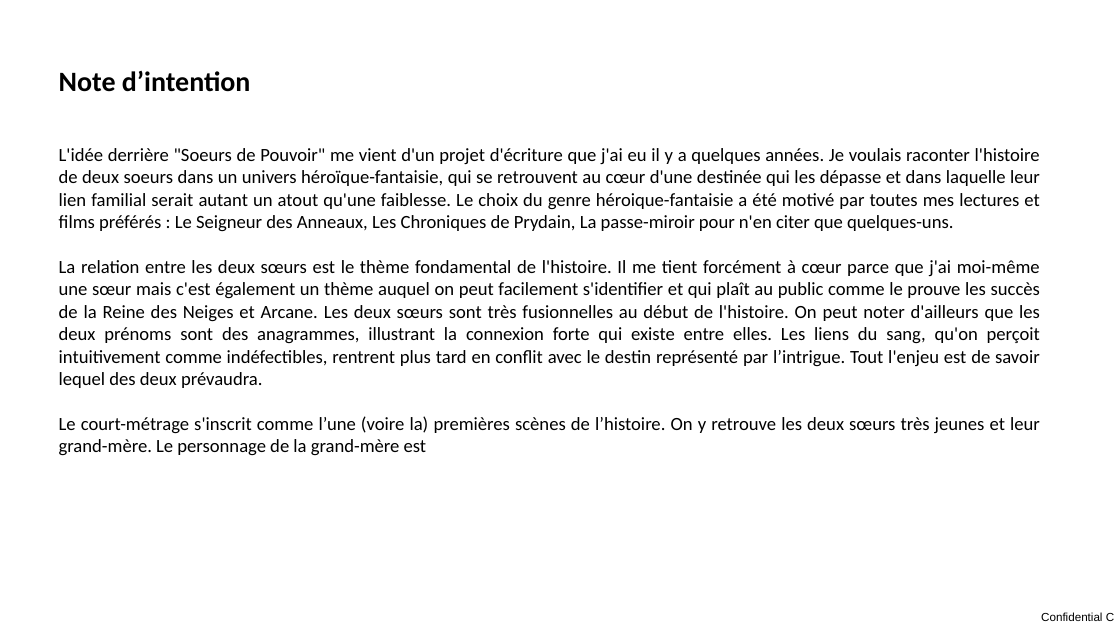
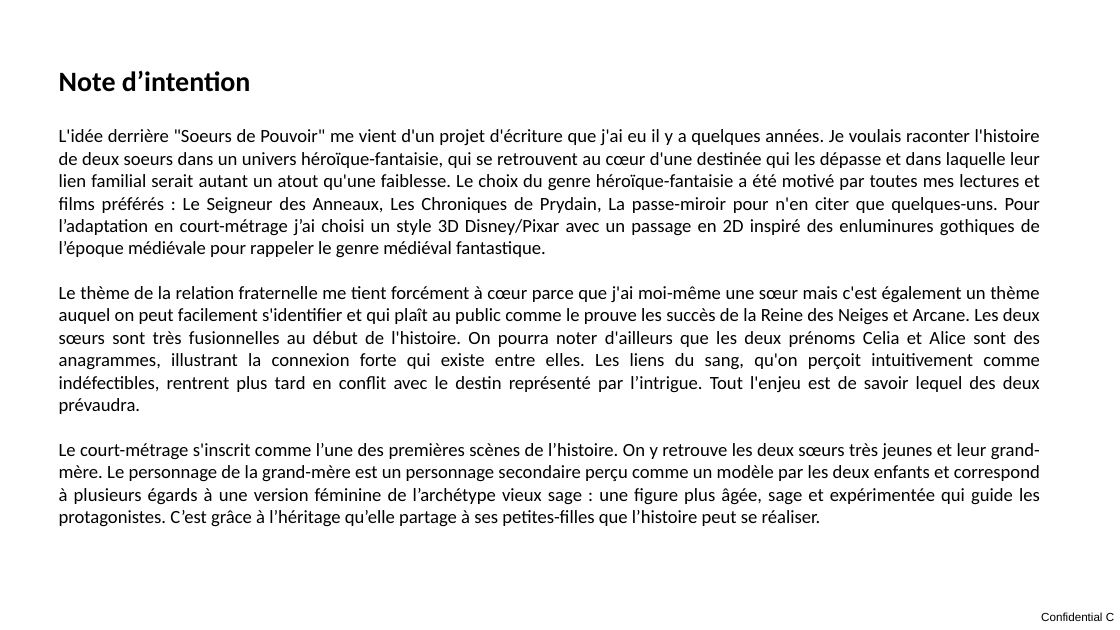
Before and after one commit to Audichu/Formation_studi, a slide deck: slide 6 of 01_WorkInProgress/01_PréProd/intention.pptx. Drawn at 1120x630 pixels with LibreOffice and Linux fonts; fonts in the diff are those of the drawing. Boxes give left, top, right and bottom in pixels: in the first picture for what was removed or moved away, otherwise in the second. Text is boxed around its words. In the diff, an @@ line names an element or a change of style, - is before the commit and + after.

```diff
--- a/01_WorkInProgress/01_PréProd/intention.pptx
+++ b/01_WorkInProgress/01_PréProd/intention.pptx
@@ text at (x1=59, y1=129, x2=1040, y2=527): text changed @@
-L'idée derrière "Soeurs de Pouvoir" me vient d'un projet d'écriture que j'ai eu il y a quelques années. Je voulais raconter l'histoire de deux soeurs dans un univers héroïque-fantaisie, qui se retrouvent au cœur d'une destinée qui les dépasse et dans laquelle leur lien familial serait autant un atout qu'une faiblesse. Le choix du genre héroique-fantaisie a été motivé par toutes mes lectures et films préférés : Le Seigneur des Anneaux, Les Chroniques de Prydain, La passe-miroir pour n'en citer que quelques-uns.
-La relation entre les deux sœurs est le thème fondamental de l'histoire. Il me tient forcément à cœur parce que j'ai moi-même une sœur mais c'est également un thème auquel on peut facilement s'identifier et qui plaît au public comme le prouve les succès de la Reine des Neiges et Arcane. Les deux sœurs sont très fusionnelles au début de l'histoire. On peut noter d'ailleurs que les deux prénoms sont des anagrammes, illustrant la connexion forte qui existe entre elles. Les liens du sang, qu'on perçoit intuitivement comme indéfectibles, rentrent plus tard en conflit avec le destin représenté par l’intrigue. Tout l'enjeu est de savoir lequel des deux prévaudra.
-Le court-métrage s'inscrit comme l’une (voire la) premières scènes de l’histoire. On y retrouve les deux sœurs très jeunes et leur grand-mère. Le personnage de la grand-mère est
+L'idée derrière "Soeurs de Pouvoir" me vient d'un projet d'écriture que j'ai eu il y a quelques années. Je voulais raconter l'histoire de deux soeurs dans un univers héroïque-fantaisie, qui se retrouvent au cœur d'une destinée qui les dépasse et dans laquelle leur lien familial serait autant un atout qu'une faiblesse. Le choix du genre héroïque-fantaisie a été motivé par toutes mes lectures et films préférés : Le Seigneur des Anneaux, Les Chroniques de Prydain, La passe-miroir pour n'en citer que quelques-uns. Pour l’adaptation en court-métrage j’ai choisi un style 3D Disney/Pixar avec un passage en 2D inspiré des enluminures gothiques de l’époque médiévale pour rappeler le genre médiéval fantastique.
+Le thème de la relation fraternelle me tient forcément à cœur parce que j'ai moi-même une sœur mais c'est également un thème auquel on peut facilement s'identifier et qui plaît au public comme le prouve les succès de la Reine des Neiges et Arcane. Les deux sœurs sont très fusionnelles au début de l'histoire. On pourra noter d'ailleurs que les deux prénoms Celia et Alice sont des anagrammes, illustrant la connexion forte qui existe entre elles. Les liens du sang, qu'on perçoit intuitivement comme indéfectibles, rentrent plus tard en conflit avec le destin représenté par l’intrigue. Tout l'enjeu est de savoir lequel des deux prévaudra.
+Le court-métrage s'inscrit comme l’une des premières scènes de l’histoire. On y retrouve les deux sœurs très jeunes et leur grand-mère. Le personnage de la grand-mère est un personnage secondaire perçu comme un modèle par les deux enfants et correspond à plusieurs égards à une version féminine de l’archétype vieux sage : une figure plus âgée, sage et expérimentée qui guide les protagonistes. C’est grâce à l’héritage qu’elle partage à ses petites-filles que l’histoire peut se réaliser.
```
Also in this commit, not shown: 5 other slides changed.
